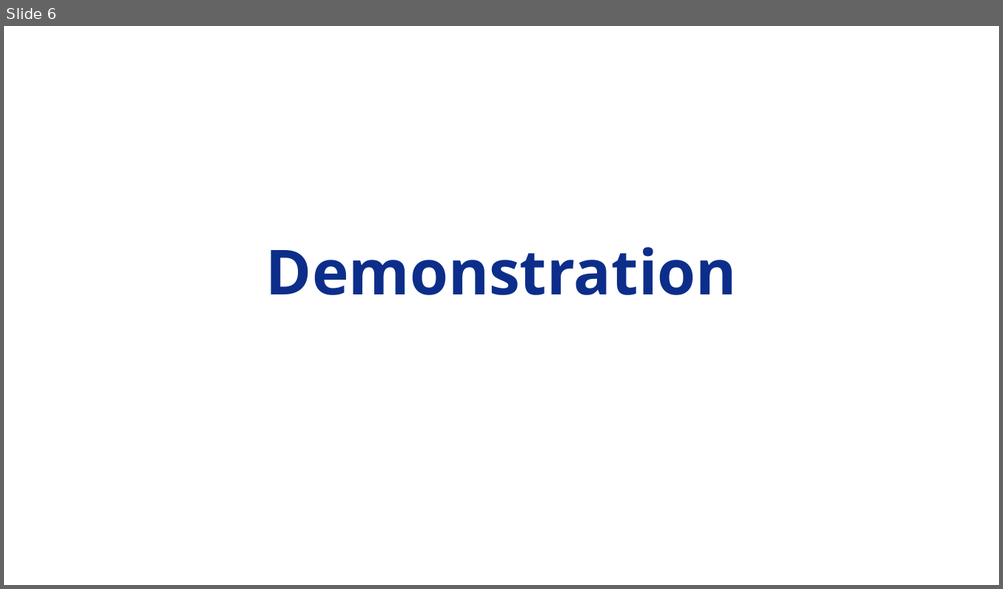
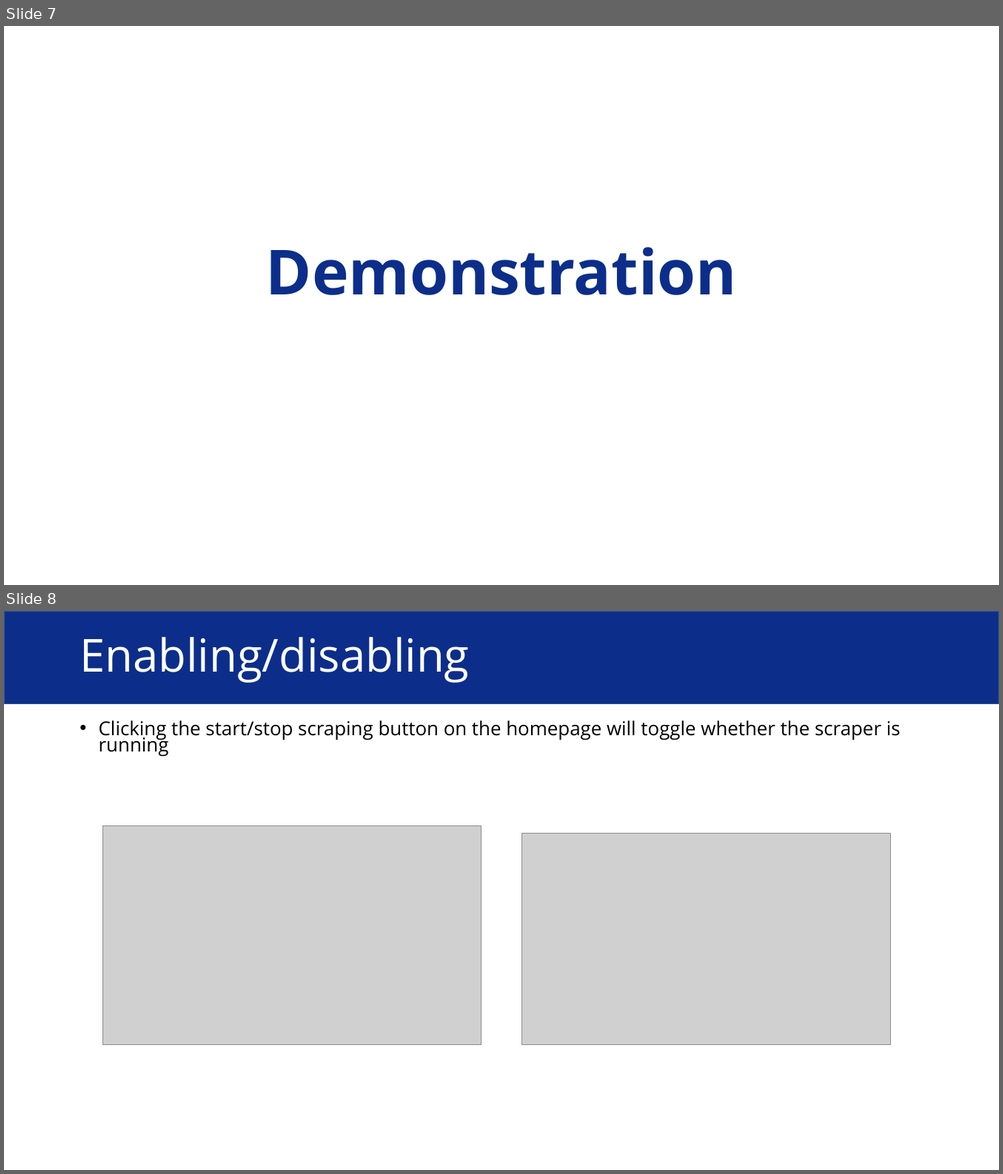
Before and after one commit to Adamanatite/nlp-global-news-monitor, a slide deck: research/Usability Testing Presentation.pptx. Shown one above the other, each under a label of ours: slide 6 before the commit, slides 7 and 8 after it. The pictures are 1003x589 and 1003x1174 pixels, drawn with LibreOffice and Linux fonts; fonts in the diff are those of the drawing; grey boxes stand for pictures. Boxes give left, top, right and bottom in pixels: in the first picture for what was removed or moved away, otherwise in the second. Text is boxed around its words. In the diff, an @@ line names an element or a change of style, - is before the commit and + after.

```diff
--- a/research/Usability Testing Presentation.pptx
+++ b/research/Usability Testing Presentation.pptx
@@ slide 8 added at (4, 611, 999, 1170), background #FFFFFF @@
@@ rectangle added at (4, 611, 999, 704), fill #0C2E8A, outline #325491 1 pt @@
@@ title added at (79, 637, 469, 683), 44 pt, text #FFFFFF @@
+Enabling/disabling
@@ text added at (99, 721, 900, 757), 18.5 pt, text #000000 @@
+• Clicking the start/stop scraping button on the homepage will toggle whether the scraper is running
@@ picture added at (102, 826, 481, 1045) @@
@@ picture added at (522, 833, 890, 1045) @@
@@ what was slide 6 is now slide 7 @@
```
Also in this commit, not shown: 2 slides changed, 7 other slides added, 1 slide removed, 1 other file.
